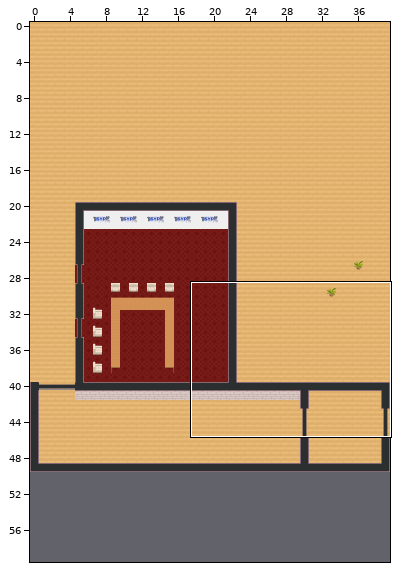
Level history. Tiled map (JSON): stairs.tmj. Above: a wide view before the commit, with the close-up outlined.
Close-up. As it was:
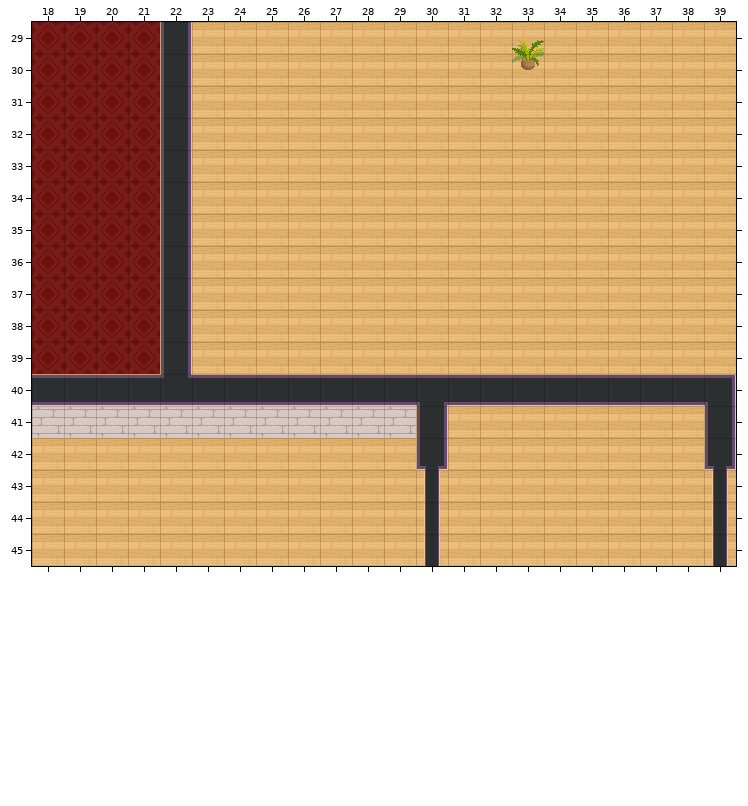
Cells are 32x32 px. Shown: x 18..39, y 29..45. The commit also changed other parts of the map, which this record leaves out.
The result:
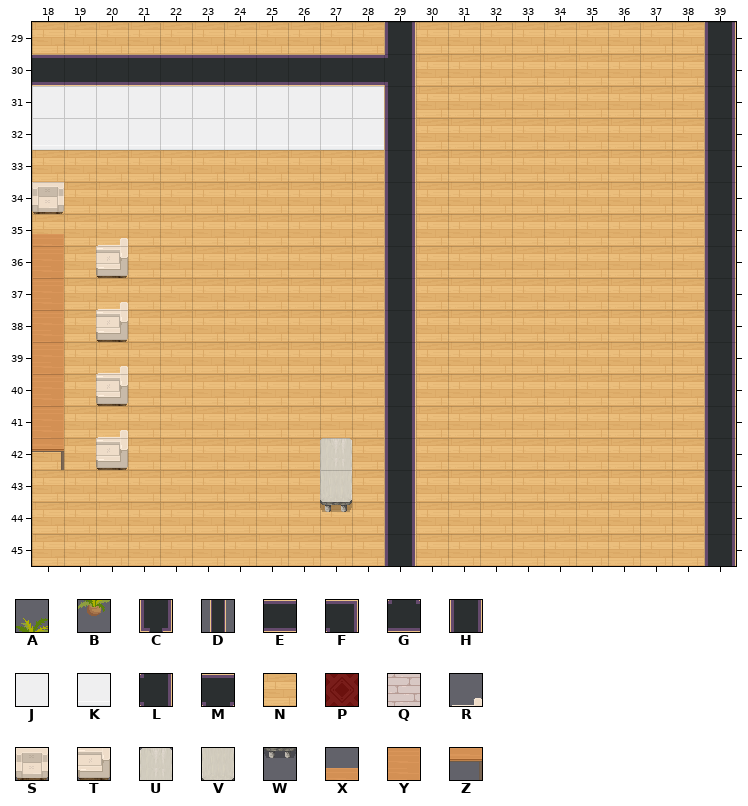
Key: from "WA_Decoration": A 58, B 70; from "WA_Room_Builder": C 11, D 36, E 94, F 99, G 110, H 118, J 123, K 144, L 158, M 160, N 172, P 387, Q 424; from "WA_Seats": R 36, S 46, T 49, U 149, V 162, W 175; from "WA_Tables": X 1, Y 11, Z 21.
_ is an empty cell, # one hidden under a higher layer.
From the commit log: ground floor and walls for underground details
Changes in this commit:
Layer "floor/floor-1":
y 29: x 18..21 PPPP -> NNNN
y 30..32: x 18..21 PPPP -> ####
y 33..35: x 18..21 PPPP -> NNNN
y 36..39: x 18..21 PPPP -> #NNN
Layer "walls/walls":
y 29: x 22 H -> _; x 29 _ -> H; x 39 _ -> H
y 30: x 18..29 ____H_______ -> EEEEEEEEEEEL; x 39 _ -> H
y 31: x 18..29 ____H_______ -> JJJJJJJJJJJH; x 39 _ -> H
y 32: x 18..29 ____H_______ -> KKKKKKKKKKKH; x 39 _ -> H
y 33..39: x 22 H -> _; x 29 _ -> H; x 39 _ -> H
y 40: x 18..39 EEEEGEEEEEEEMEEEEEEEEF -> ___________H_________H
y 41: x 18..30 QQQQQQQQQQQQH -> ___________H_
y 42: x 29..30 _C -> H_; x 39 C -> H
y 43..45: x 29..30 _D -> H_; x 39 D -> H
Layer "furniture/tables":
y 29: x 33 A -> _
y 30: x 33 B -> _
y 34: x 18 _ -> S
y 35: x 18 _ -> X; x 20 _ -> R
y 36: x 18 _ -> Y; x 20 _ -> T
y 37: x 18 _ -> Y; x 20 _ -> R
y 38: x 18 _ -> Y; x 20 _ -> T
y 39: x 18 _ -> Y; x 20 _ -> R
y 40: x 18 _ -> Y; x 20 _ -> T
y 41: x 18 _ -> Y; x 20 _ -> R
y 42: x 18 _ -> Z; x 20 _ -> T; x 27 _ -> U
y 43: x 27 _ -> V
y 44: x 27 _ -> W
Boxes around the changes in both close-ups, in picture pixels (x1, y1, x2, y2):
changed: (32, 22, 736, 566)
